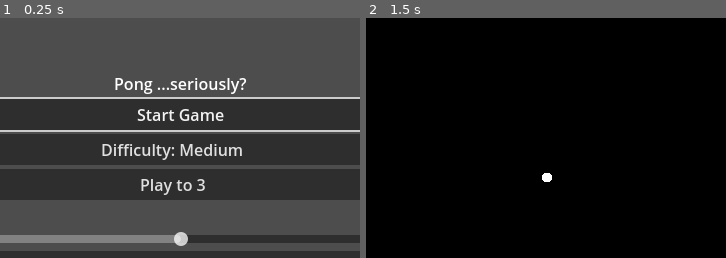
Above: before the commit, frames 1-2 (left to right).
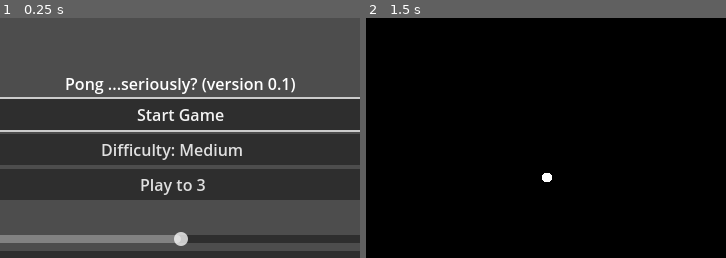
Above: after the commit, the same moments.

Repository: ihavenoface5/pong
Game: Godot game, scene res://scenes/main_menu.tscn
The game is run twice, just before and just after one commit, with the same random seed, the same clock (stepped at 60 frames per second) and the same inputs.
Inputs:
- Up to frame 1 (0.25 s): no input
- Up to frame 2 (1.5 s): click "Start Game" at 0.5 s; tap Enter at 1.25 s; hold Up (move_up) from 1.28 s (still down)
The pictures show only the part of the screen within x 25-75%, y 17-67%; the shares and areas given below are measured in that part.

The runs differ from the first frame. In frame 1, 1.7% of the frame differs, in the area x 18-82%, y 25-32%; in frame 2, nothing differs.

Commit message:
added version

Diff:
--- a/scenes/main_menu.tscn
+++ b/scenes/main_menu.tscn
@@ -22,7 +22,7 @@
 
 [node name="Title" type="Label" parent="VBoxContainer"]
 layout_mode = 2
-text = "Pong ...seriously?"
+text = "Pong ...seriously? (version 0.1)"
 horizontal_alignment = 1
 
 [node name="StartButton" type="Button" parent="VBoxContainer"]
